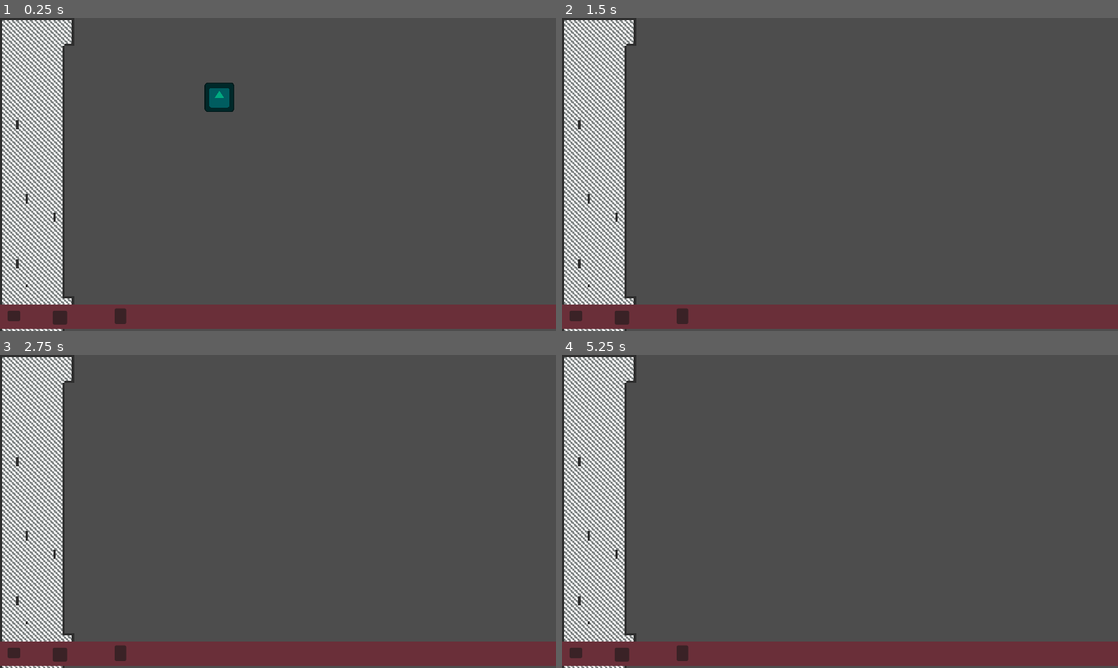
Above: before the commit, frames 1-4 (two rows, left to right).
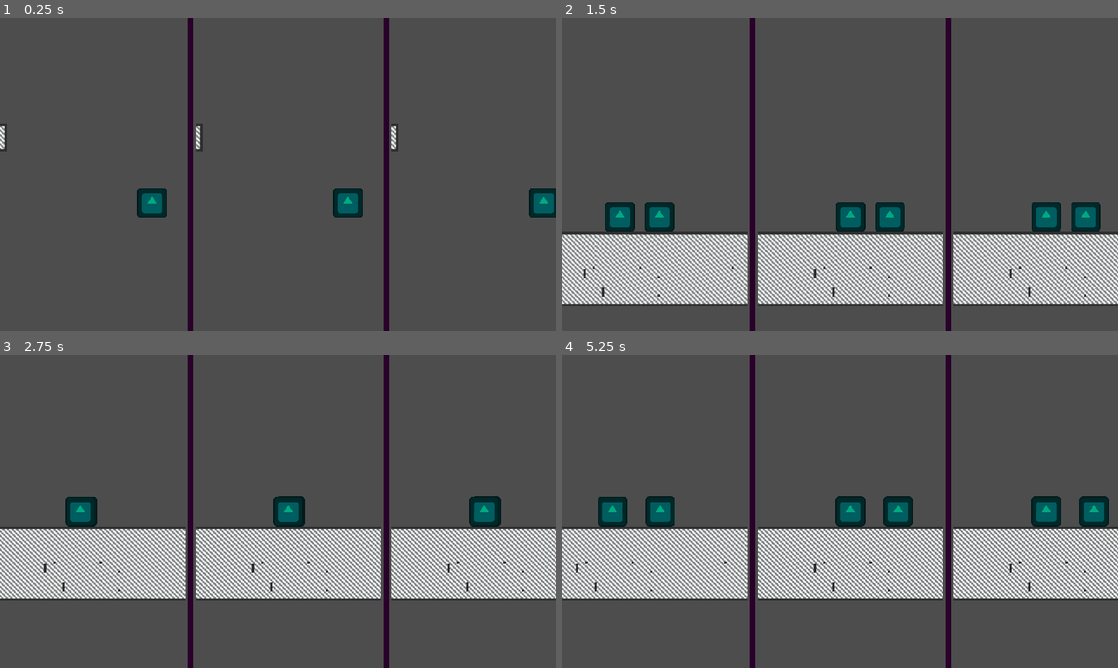
Above: after the commit, the same moments.

Repository: Dratonix/scaling-giggle
Game: Godot game, scene res://Levels/split_screen.tscn
Two runs of this game, one before a commit and one after it. Both use one fixed random seed, a clock stepped at 60 frames per second and the inputs below. Before the commit the project starts from res://Levels/test_level.tscn. The engine's default icon, where the game draws it, is replaced by a stand-in: a white triangle on a blue panel in a dark square.
Inputs (mouse positions are in pixels of both pictures, inside the frame that each line leads up to):
- Up to frame 1 (0.25 s): no input
- Up to frame 2 (1.5 s): move the mouse to (962, 158) at 0.52 s; hold D (p1_move_right) 0.53-1.25 s; click (962, 158) at 0.6 s; tap Space (p1_jump) at 0.77 s; drag from (728, 190) to (812, 237) at 1.27 s
- Up to frame 3 (2.75 s): move the mouse to (333, 442) at 2.02 s; hold A (p1_move_left) from 2.03 s (still down); click (333, 442) at 2.1 s
- Up to frame 4 (5.25 s): release A (p1_move_left) at 2.75 s; drag from (812, 574) to (673, 464) at 2.77 s; move the mouse to (1006, 558) at 3.52 s; hold D (p1_move_right) 3.53-4.25 s; click (1006, 558) at 3.6 s; tap Space (p1_jump) at 3.77 s; drag from (673, 464) to (756, 433) at 4.27 s; move the mouse to (867, 511) at 5.02 s; hold D (p1_move_right) from 5.03 s (still down); click (867, 511) at 5.1 s

The runs differ from the first frame. In frame 1, 23% of the frame differs, in the area x 0-100%, y 0-100%; in frame 2, 41%; in frame 3, 40%; in frame 4, 43%.

Commit message:
Imlemented split screen fully

Diff:
--- a/Levels/Game.gd
+++ b/Levels/Game.gd
@@ -3,18 +3,21 @@
 @export var viewport_size = Vector2i(960,540)
 @onready var players := {
 	"1": {
+		container = $HBoxContainer/SubViewportContainer,
 		viewport = $HBoxContainer/SubViewportContainer/ViewPort,
 		camera = $HBoxContainer/SubViewportContainer/ViewPort/Camera1,
 		player = $HBoxContainer/SubViewportContainer/ViewPort/Level1/Player
 	},
 	"2":
 		{
+		container = $HBoxContainer/SubViewportContainer2,
 		viewport = $HBoxContainer/SubViewportContainer2/ViewPort,
 		camera = $HBoxContainer/SubViewportContainer2/ViewPort/Camera2D,
 		player = $HBoxContainer/SubViewportContainer/ViewPort/Level1/Player2
 		},
 	"3":
 		{
+		container = $HBoxContainer/SubViewportContainer3,
 		viewport = $HBoxContainer/SubViewportContainer3/ViewPort,
 		camera = $HBoxContainer/SubViewportContainer3/ViewPort/Camera2D,
 		player = $HBoxContainer/SubViewportContainer/ViewPort/Level1/Player3
@@ -24,16 +27,23 @@
 func _ready() -> void:
 	viewport_size.x = viewport_size.x / Events.num_player
 	match  Events.num_player:
+		1:
+			print('f')
+			players["2"].container.queue_free()
+			players["3"].container.queue_free()
+
 		2:
 			players["2"].viewport.world_2d = players["1"].viewport.world_2d
-			players["2"].viewport.size = viewport_size
-			players["1"].viewport.size = viewport_size
+			players["3"].container.queue_free()
+		3:
+			players["2"].viewport.world_2d = players["1"].viewport.world_2d
+			players["3"].viewport.world_2d  = players["1"].viewport.world_2d
+
 	var i = 0
 	for node in players.values():
-
+		node.viewport.size = viewport_size
 		var remote_transform = RemoteTransform2D.new()
 		remote_transform.remote_path = node.camera.get_path()
 		node.player.add_child(remote_transform)
-		print(node.player)
 		i+=1
-	print(viewport_size)
+		print(node.viewport.size)
--- a/Levels/split_screen.tscn
+++ b/Levels/split_screen.tscn
@@ -16,7 +16,7 @@
 [node name="ViewPort" type="SubViewport" parent="HBoxContainer/SubViewportContainer"]
 disable_3d = true
 handle_input_locally = false
-size = Vector2i(480, 540)
+size = Vector2i(320, 540)
 render_target_update_mode = 4
 
 [node name="Level1" parent="HBoxContainer/SubViewportContainer/ViewPort" instance=ExtResource("1_gf01p")]
@@ -28,7 +28,7 @@
 [node name="ColorRect" type="ColorRect" parent="HBoxContainer"]
 custom_minimum_size = Vector2(10, 0)
 layout_mode = 2
-color = Color(0.838459, 0.000626662, 0.851272, 1)
+color = Color(0.161626, 2.08707e-05, 0.164733, 1)
 
 [node name="SubViewportContainer2" type="SubViewportContainer" parent="HBoxContainer"]
 layout_mode = 2
@@ -36,12 +36,17 @@
 [node name="ViewPort" type="SubViewport" parent="HBoxContainer/SubViewportContainer2"]
 disable_3d = true
 handle_input_locally = false
-size = Vector2i(480, 540)
+size = Vector2i(320, 540)
 render_target_update_mode = 4
 
 [node name="Camera2D" type="Camera2D" parent="HBoxContainer/SubViewportContainer2/ViewPort"]
 position_smoothing_enabled = true
 rotation_smoothing_enabled = true
+
+[node name="ColorRect2" type="ColorRect" parent="HBoxContainer"]
+custom_minimum_size = Vector2(10, 0)
+layout_mode = 2
+color = Color(0.161626, 2.08707e-05, 0.164733, 1)
 
 [node name="SubViewportContainer3" type="SubViewportContainer" parent="HBoxContainer"]
 layout_mode = 2
@@ -49,7 +54,7 @@
 [node name="ViewPort" type="SubViewport" parent="HBoxContainer/SubViewportContainer3"]
 disable_3d = true
 handle_input_locally = false
-size = Vector2i(480, 540)
+size = Vector2i(320, 540)
 render_target_update_mode = 4
 
 [node name="Camera2D" type="Camera2D" parent="HBoxContainer/SubViewportContainer3/ViewPort"]
--- a/player/player.tscn
+++ b/player/player.tscn
@@ -23,7 +23,7 @@
 jump = "p1_jump"
 
 [sub_resource type="RectangleShape2D" id="RectangleShape2D_hppvj"]
-size = Vector2(17, 14)
+size = Vector2(51, 52)
 
 [sub_resource type="SegmentShape2D" id="SegmentShape2D_ocfvi"]
 
--- a/project.godot
+++ b/project.godot
@@ -11,7 +11,7 @@
 [application]
 
 config/name="Level Editor"
-run/main_scene="res://Levels/test_level.tscn"
+run/main_scene="res://Levels/split_screen.tscn"
 config/features=PackedStringArray("4.3", "GL Compatibility")
 config/icon="res://icon.svg"
 
